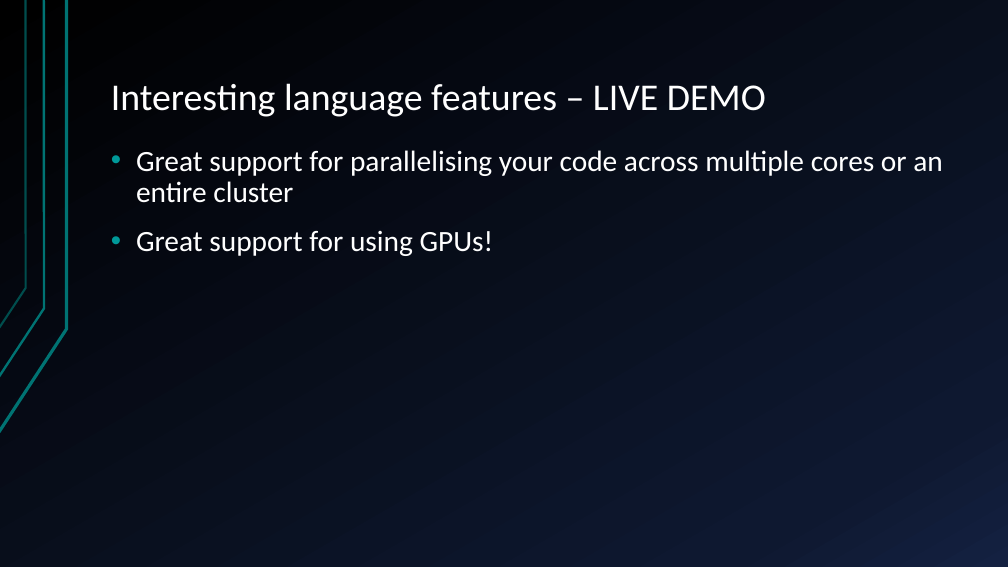
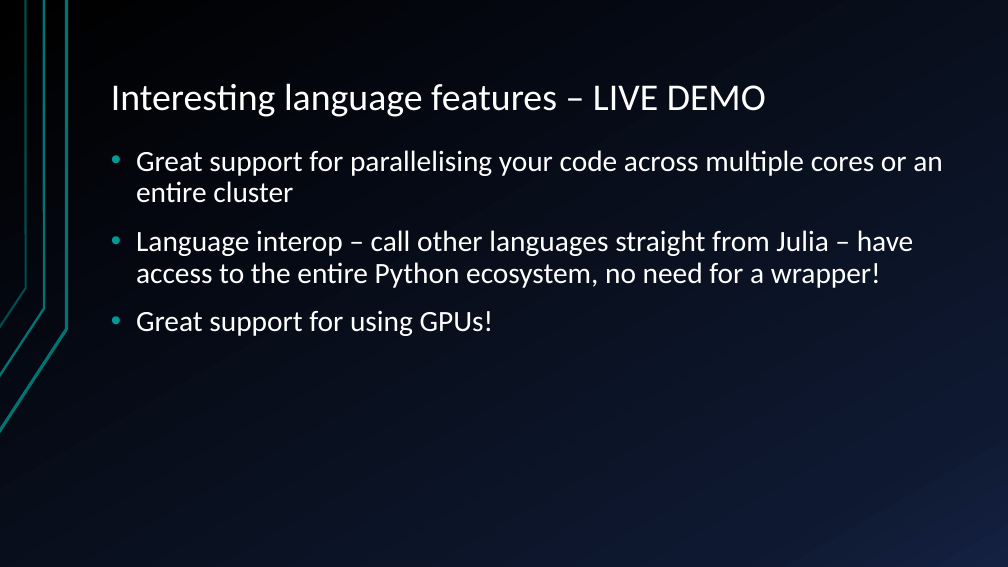
Before and after one commit to JamieMair/intro-to-julia-talk, a slide deck: slide 13 of Introduction to Julia.pptx. Drawn at 1008x567 pixels with LibreOffice and Linux fonts; fonts in the diff are those of the drawing. Boxes give left, top, right and bottom in pixels: in the first picture for what was removed or moved away, otherwise in the second. Text is boxed around its words. In the diff, an @@ line names an element or a change of style, - is before the commit and + after.

Commit message:
Updated slides

```diff
--- a/Introduction to Julia.pptx
+++ b/Introduction to Julia.pptx
@@ text at (136,230,914,288): paragraph added @@
+• Language interop – call other languages straight from Julia – have access to the entire Python ecosystem, no need for a wrapper!
```
Also in this commit, not shown: 1 other slide changed, 7 slides added.
